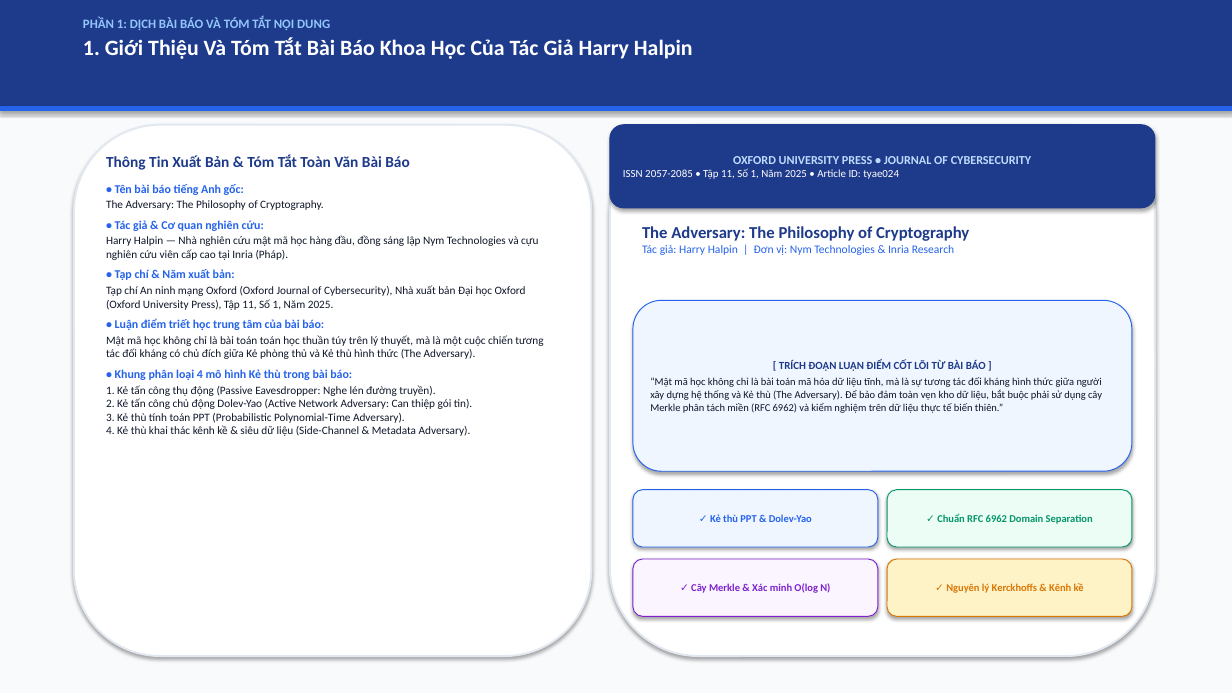
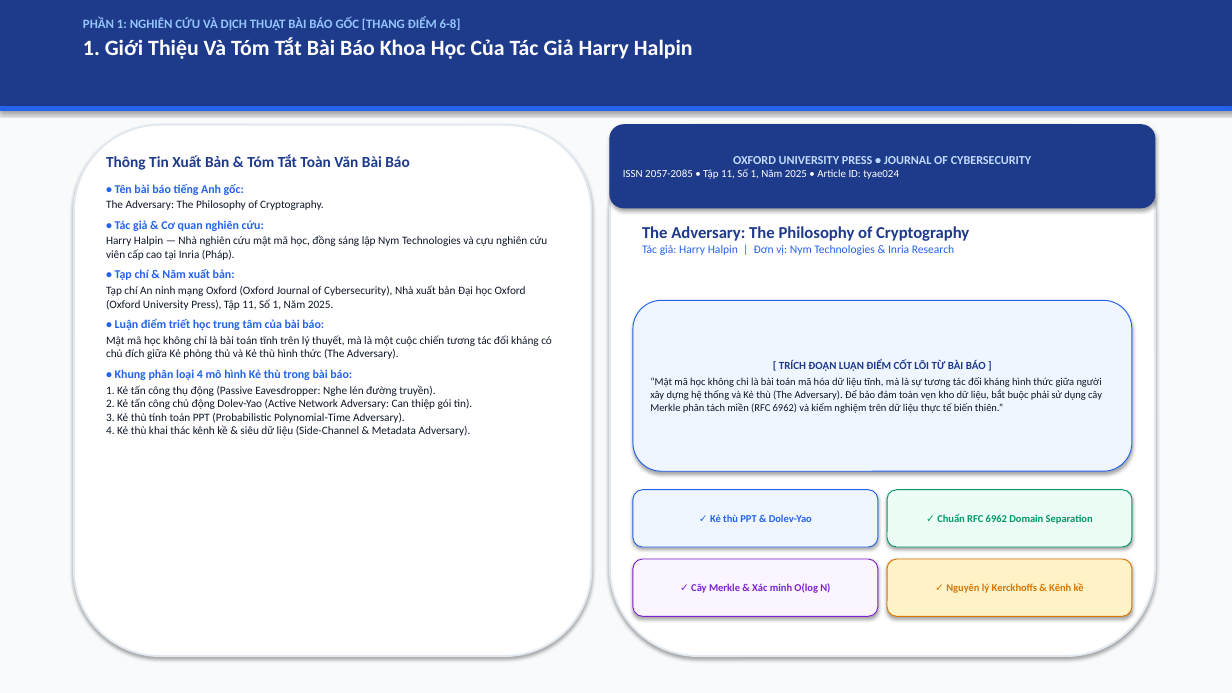
Before and after one commit to kietvo5924/ATBMHTTT_DT005_FileIntegrity, a slide deck: slide 2 of docs/Bao_Cao_Giua_Ky_DT05.pptx. Drawn at 1232x693 pixels with LibreOffice and Linux fonts; fonts in the diff are those of the drawing. Boxes give left, top, right and bottom in pixels: in the first picture for what was removed or moved away, otherwise in the second. Text is boxed around its words. In the diff, an @@ line names an element or a change of style, - is before the commit and + after.

```diff
--- a/docs/Bao_Cao_Giua_Ky_DT05.pptx
+++ b/docs/Bao_Cao_Giua_Ky_DT05.pptx
@@ text at [83,17,461,30]: text changed @@
-PHẦN 1: DỊCH BÀI BÁO VÀ TÓM TẮT NỘI DUNG
+PHẦN 1: NGHIÊN CỨU VÀ DỊCH THUẬT BÀI BÁO GỐC [THANG ĐIỂM 6-8]
@@ text at [106,235,547,260]: text changed @@
-Harry Halpin — Nhà nghiên cứu mật mã học hàng đầu, đồng sáng lập Nym Technologies và cựu nghiên cứu viên cấp cao tại Inria (Pháp).
+Harry Halpin — Nhà nghiên cứu mật mã học, đồng sáng lập Nym Technologies và cựu nghiên cứu viên cấp cao tại Inria (Pháp).
@@ text at [106,335,552,359]: text changed @@
-Mật mã học không chỉ là bài toán toán học thuần túy trên lý thuyết, mà là một cuộc chiến tương tác đối kháng có chủ đích giữa Kẻ phòng thủ và Kẻ thù hình thức (The Adversary).
+Mật mã học không chỉ là bài toán tĩnh trên lý thuyết, mà là một cuộc chiến tương tác đối kháng có chủ đích giữa Kẻ phòng thủ và Kẻ thù hình thức (The Adversary).
```
Also in this commit, not shown: 13 other slides changed, 4 slides added, 4 slides removed, 6 other files.
